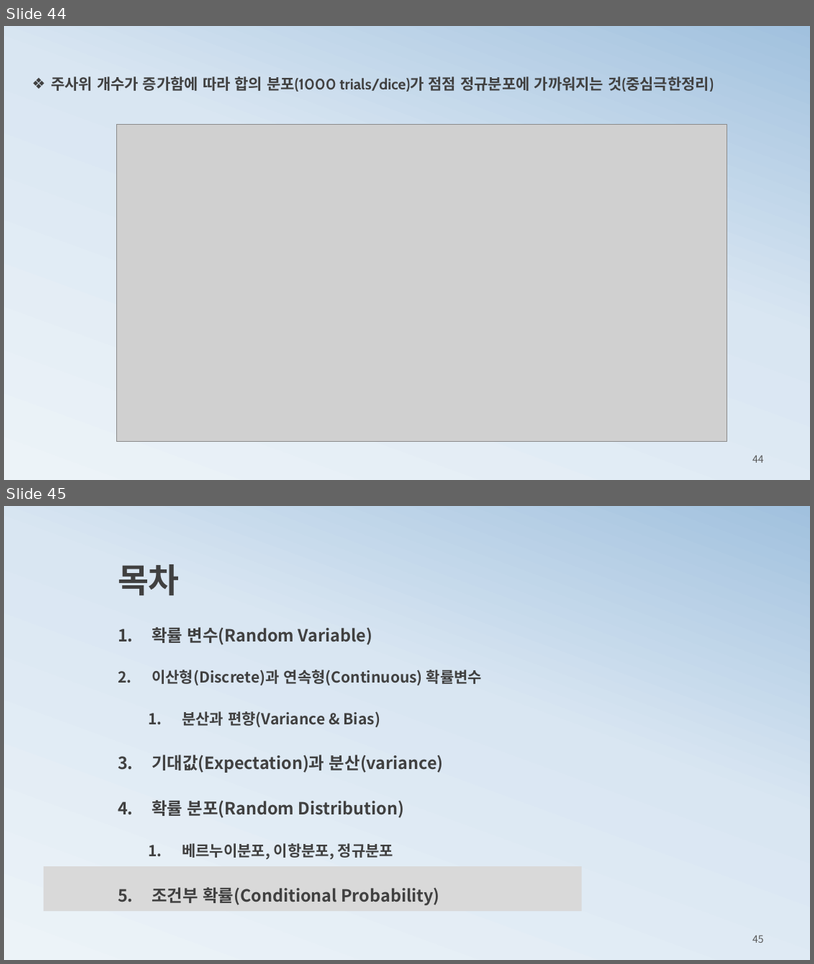
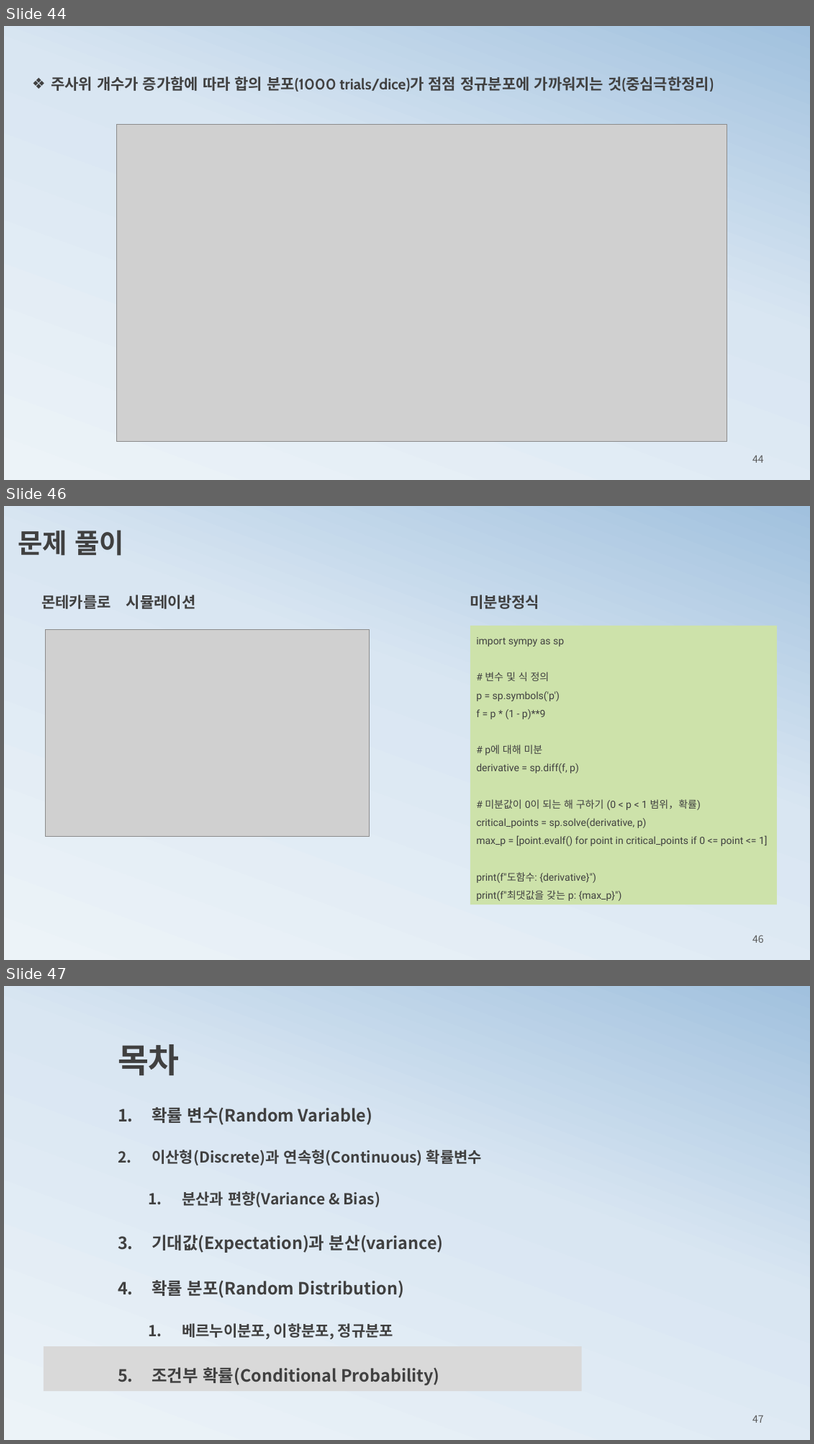
Before and after one commit to ancestor9/mathematics-for-machine-learning, a slide deck: 2_probability theory for machine learning.pptx. Shown one above the other, each under a label of ours: slides 44 and 45 before the commit, slides 44, 46 and 47 after it; the slides between them are not shown. The pictures are 814x964 and 814x1444 pixels, drawn with LibreOffice and Linux fonts; fonts in the diff are those of the drawing; grey boxes stand for pictures. Boxes give left, top, right and bottom in pixels: in the first picture for what was removed or moved away, otherwise in the second. Text is boxed around its words. In the diff, an @@ line names an element or a change of style, - is before the commit and + after.

```diff
--- a/2_probability theory for machine learning.pptx
+++ b/2_probability theory for machine learning.pptx
@@ slide 46 added at (4, 506, 810, 960), background gradient #ECF3F8 to #D9E6F2 to #A1C1DE @@
@@ text added at (18, 530, 124, 556), 32 pt, text #404040, bold @@
+문제 풀이
@@ text added at (41, 595, 196, 609), 18 pt, text #404040, bold @@
+몬테카를로 시뮬레이션
@@ text added at (471, 595, 540, 609), 18 pt, text #404040, bold @@
+미분방정식
@@ picture added at (45, 629, 369, 836) @@
@@ rectangle added at (471, 626, 777, 905), fill #CDE2AA, 12 pt, text #404040 @@
+import sympy as sp
+# 변수 및 식 정의
+p = sp.symbols('p')
+f = p * (1 - p)**9
+# p에 대해 미분
+derivative = sp.diff(f, p)
+# 미분값이 0이 되는 해 구하기 (0 < p < 1 범위，확률)
+critical_points = sp.solve(derivative, p)
+max_p = [point.evalf() for point in critical_points if 0 <= point <= 1]
+print(f"도함수: {derivative}")
+print(f"최댓값을 갖는 p: {max_p}")
@@ page number added at (753, 934, 764, 942), 12 pt, text #595959 @@
+46
@@ what was slide 45 is now slide 47 @@
@@ page number at (753, 1415, 764, 1422): text changed @@
-45
+47
```
Also in this commit, not shown: 1 other slide added.
